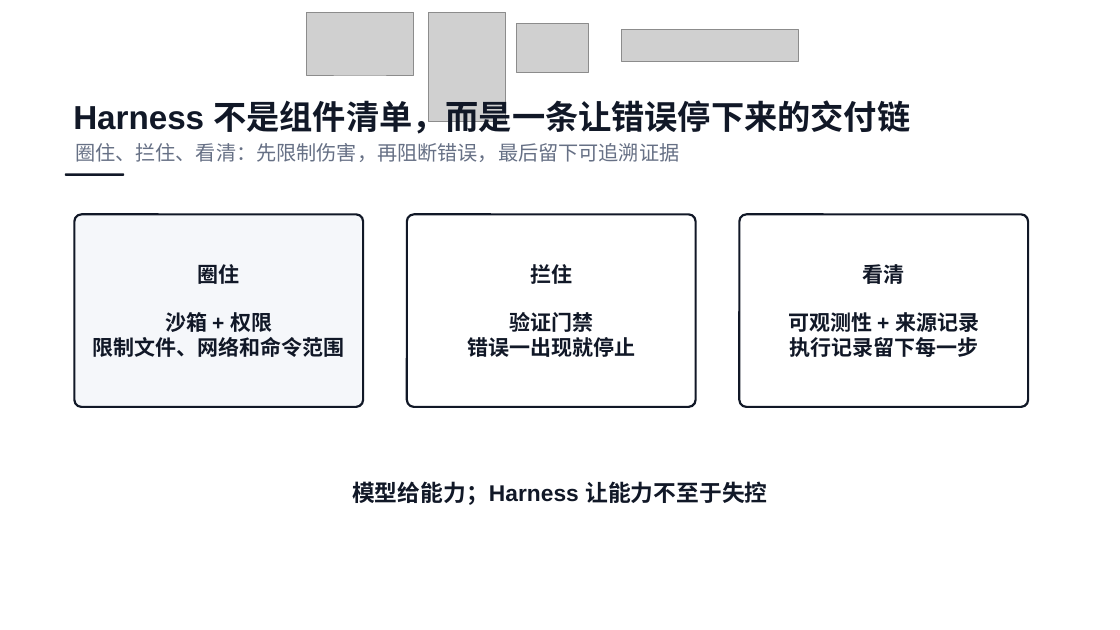
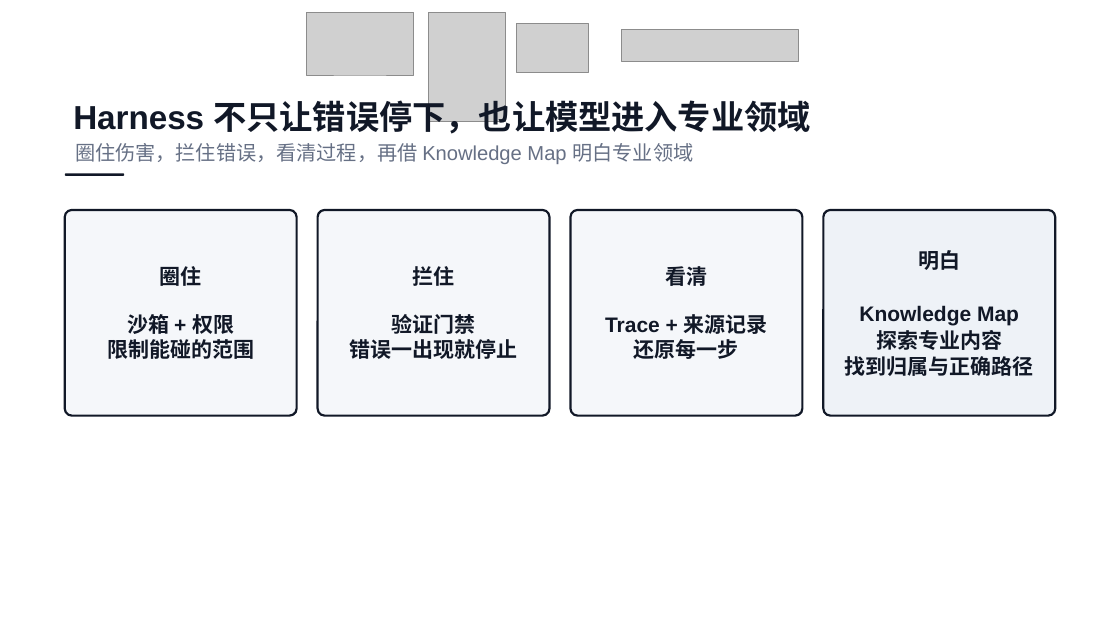
Before and after one commit to ethan-jiang-1/ai_dev_sdlc_aidc, a slide deck: slide 12 of talk-ai-coding-evolution/05_output/v4/OPC航海指南-harness-v4.pptx. Drawn at 1120x630 pixels with LibreOffice and Linux fonts; fonts in the diff are those of the drawing; grey boxes stand for pictures. Boxes give left, top, right and bottom in pixels: in the first picture for what was removed or moved away, otherwise in the second. Text is boxed around its words. In the diff, an @@ line names an element or a change of style, - is before the commit and + after.

```diff
--- a/talk-ai-coding-evolution/05_output/v4/OPC航海指南-harness-v4.pptx
+++ b/talk-ai-coding-evolution/05_output/v4/OPC航海指南-harness-v4.pptx
@@ text at (x1=73, y1=95, x2=810, y2=134): text changed @@
-Harness 不是组件清单，而是一条让错误停下来的交付链
+Harness 不只让错误停下，也让模型进入专业领域
@@ text at (x1=75, y1=143, x2=693, y2=164): text changed @@
-圈住、拦住、看清：先限制伤害，再阻断错误，最后留下可追溯证据
+圈住伤害，拦住错误，看清过程，再借 Knowledge Map 明白专业领域
@@ rounded rectangle "圈住" resized from (x1=75, y1=214, x2=364, y2=407) to (x1=65, y1=210, x2=297, y2=416) @@
@@ rounded rectangle "圈住" at (x1=65, y1=210, x2=297, y2=416): proportions changed @@
@@ rounded rectangle "拦住" resized from (x1=407, y1=214, x2=696, y2=407) to (x1=318, y1=210, x2=549, y2=416) @@
@@ rounded rectangle "拦住" at (x1=318, y1=210, x2=549, y2=416): fill #FFFFFF to #F5F7FA; proportions changed @@
@@ rounded rectangle "看清" at (x1=571, y1=210, x2=802, y2=416): fill #FFFFFF to #F5F7FA; proportions changed @@
@@ rounded rectangle "看清" resized from (x1=739, y1=214, x2=1028, y2=407) to (x1=571, y1=210, x2=802, y2=416) @@
@@ rounded rectangle added at (x1=823, y1=210, x2=1055, y2=416), fill #EEF2F7, outline #111827 1.88 pt, 18 pt, text #111827, bold @@
+明白
+Knowledge Map
+探索专业内容
+找到归属与正确路径
@@ text in rounded rectangle at (x1=605, y1=314, x2=768, y2=359): text changed @@
-可观测性 + 来源记录
-执行记录留下每一步
+Trace + 来源记录
+还原每一步
@@ text in rounded rectangle at (x1=107, y1=339, x2=254, y2=359): text changed @@
-限制文件、网络和命令范围
+限制能碰的范围
@@ text removed at (x1=352, y1=481, x2=767, y2=505) @@
-模型给能力；Harness 让能力不至于失控
```
Also in this commit, not shown: 9 other slides changed, 3 other files.
